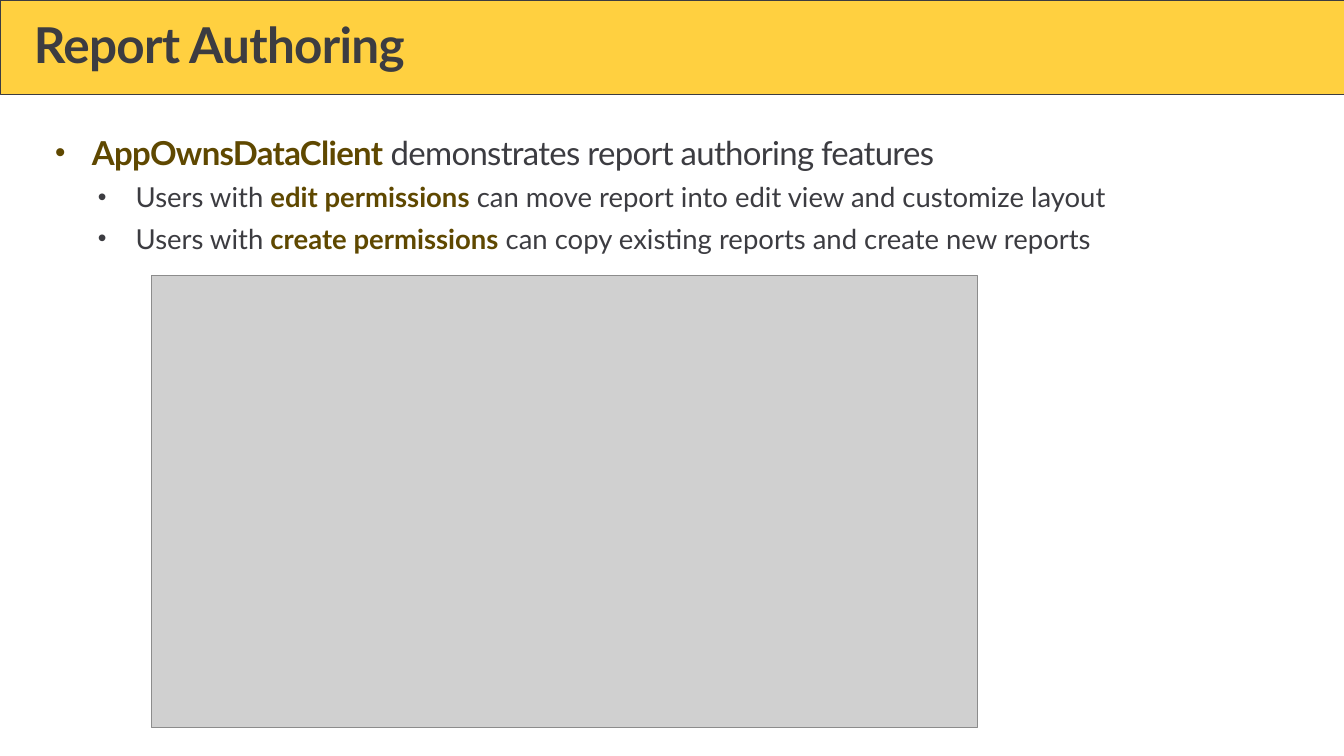
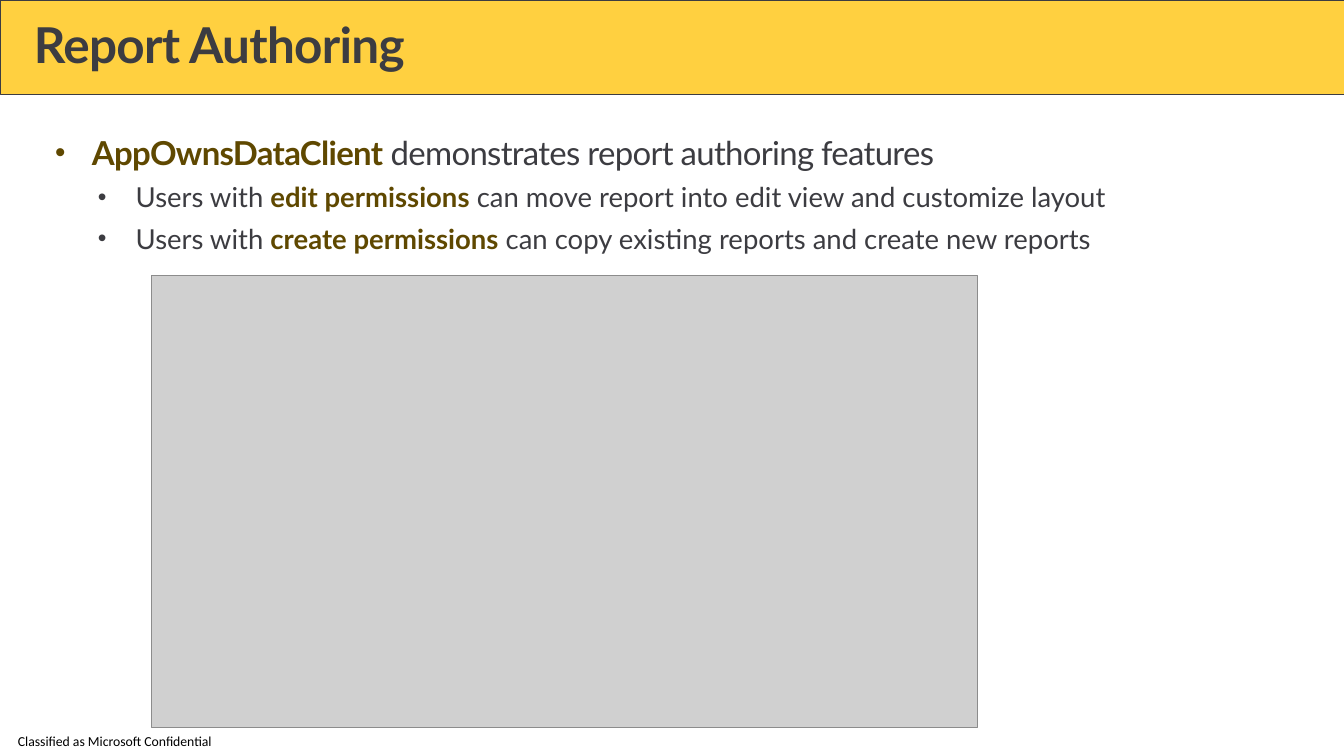
Before and after one commit to PowerBiDevCamp/Camp-Sessions, a slide deck: slide 28 of Session 11 - Introduction to the App-Owns-Data Starter Kit.pptx. Drawn at 1344x756 pixels with LibreOffice and Linux fonts; fonts in the diff are those of the drawing; grey boxes stand for pictures; background and template pictures are left out. Boxes give left, top, right and bottom in pixels: in the first picture for what was removed or moved away, otherwise in the second. Text is boxed around its words. In the diff, an @@ line names an element or a change of style, - is before the commit and + after.

```diff
--- a/Session 11 - Introduction to the App-Owns-Data Starter Kit.pptx
+++ b/Session 11 - Introduction to the App-Owns-Data Starter Kit.pptx
@@ text added at bbox=[18, 736, 211, 746], 10 pt, text #000000 @@
+Classified as Microsoft Confidential
```
Also in this commit, not shown: 53 other slides changed, 3 other files.
